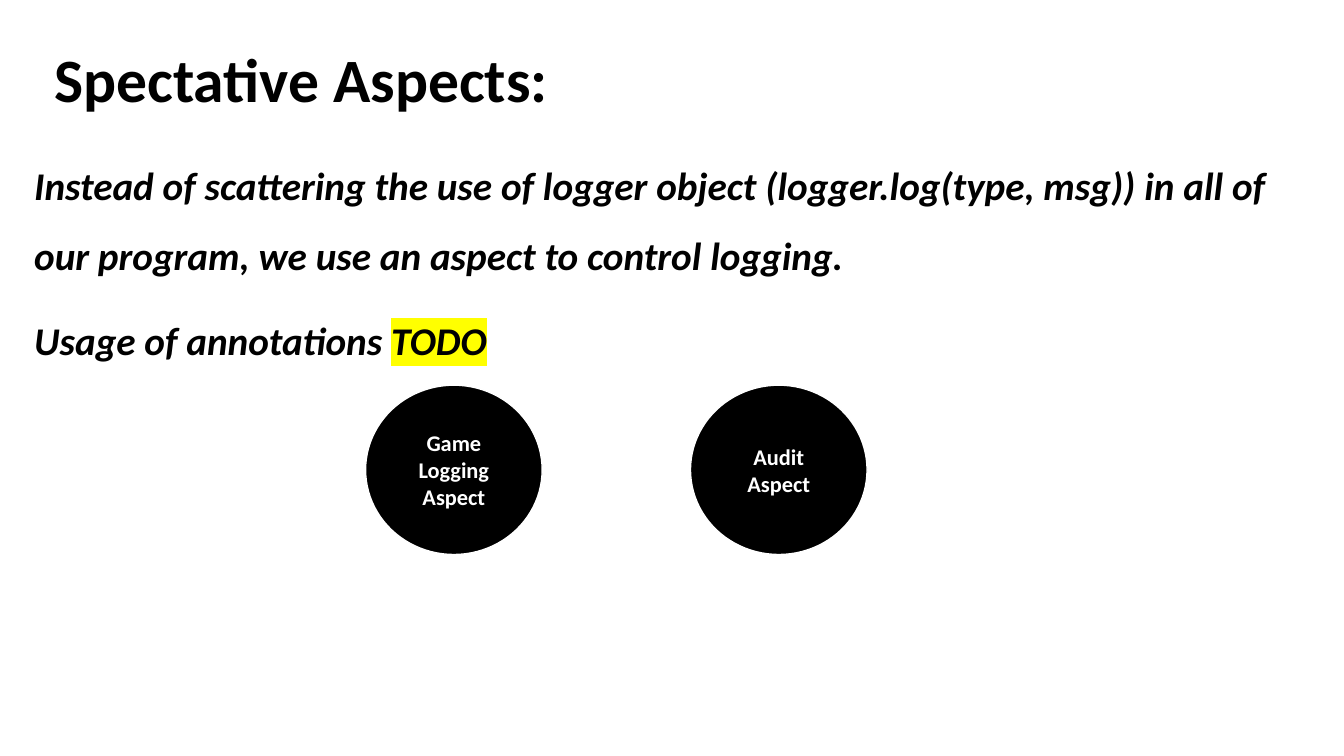
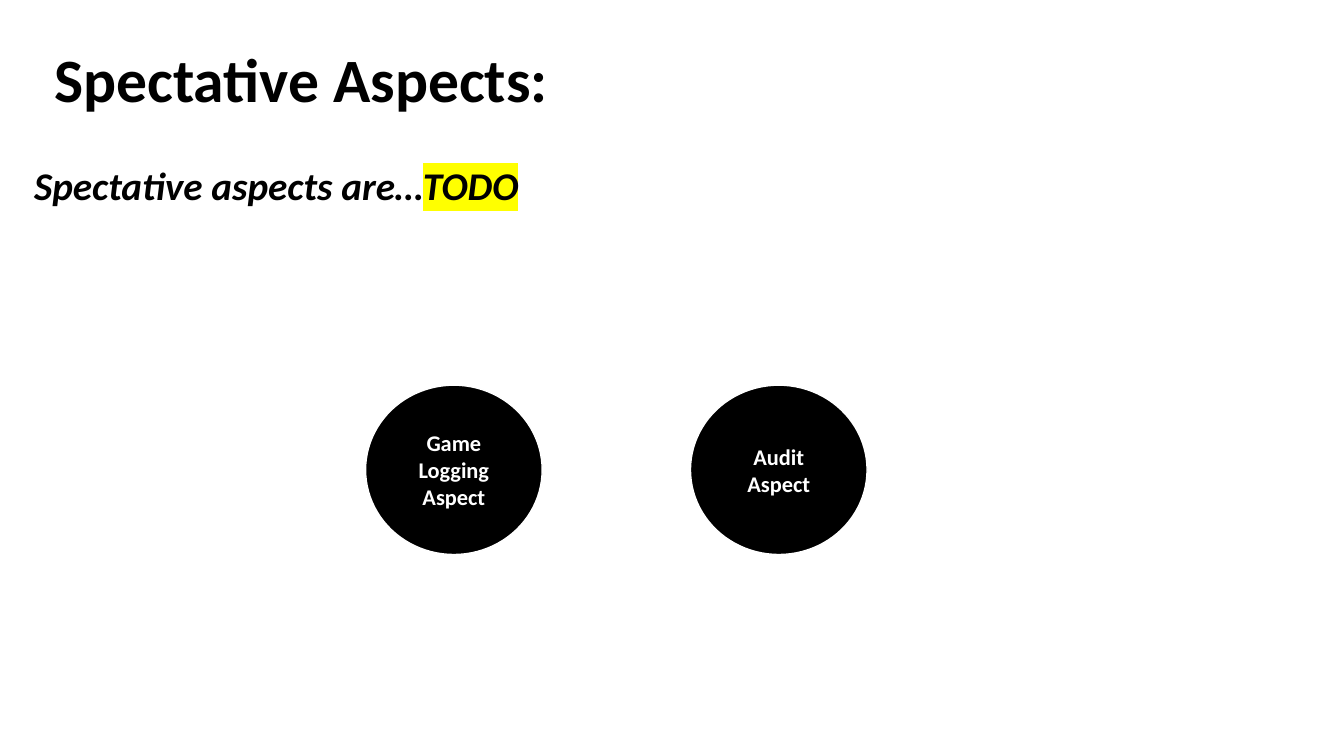
Before and after one commit to akotek/AOP, a slide deck: slide 8 of src/Final Project Presentation.pptx. Drawn at 1344x756 pixels with LibreOffice and Linux fonts; fonts in the diff are those of the drawing. Boxes give left, top, right and bottom in pixels: in the first picture for what was removed or moved away, otherwise in the second. Text is boxed around its words. In the diff, an @@ line names an element or a change of style, - is before the commit and + after.

```diff
--- a/src/Final Project Presentation.pptx
+++ b/src/Final Project Presentation.pptx
@@ text at (34, 167, 518, 210): text changed @@
-Instead of scattering the use of logger object (logger.log(type, msg)) in all of our program, we use an aspect to control logging.
-Usage of annotations TODO
+Spectative aspects are…TODO
```
Also in this commit, not shown: 4 other slides changed, 3 slides added, 1 slide removed, 5 other files.
